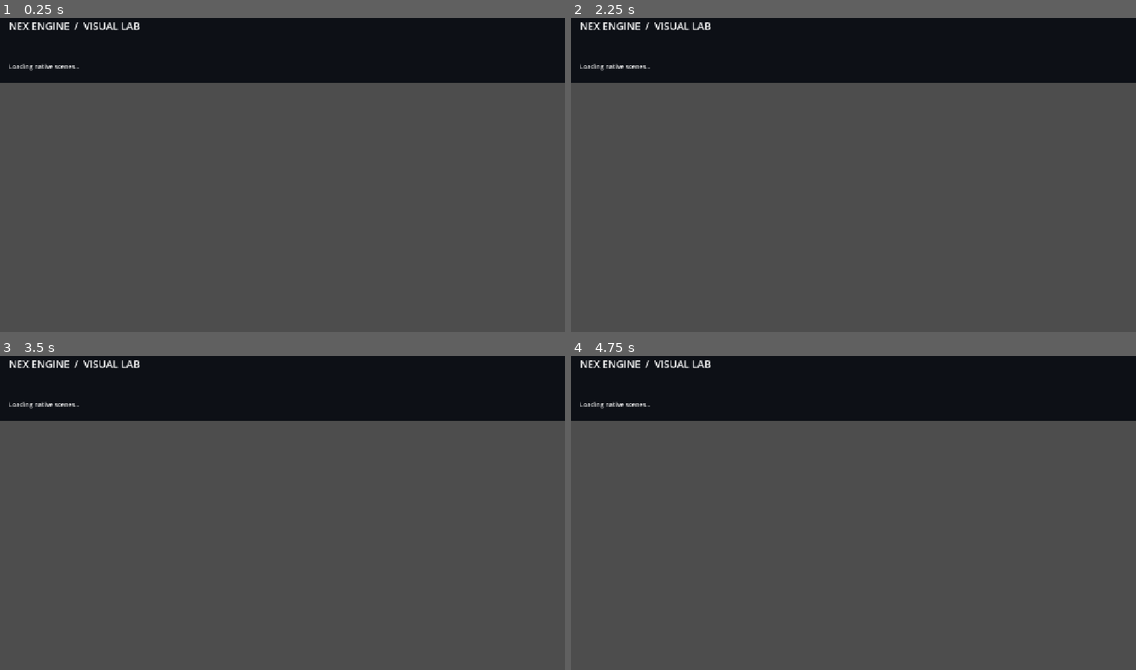
Above: before the commit, frames 1-4 (two rows, left to right).
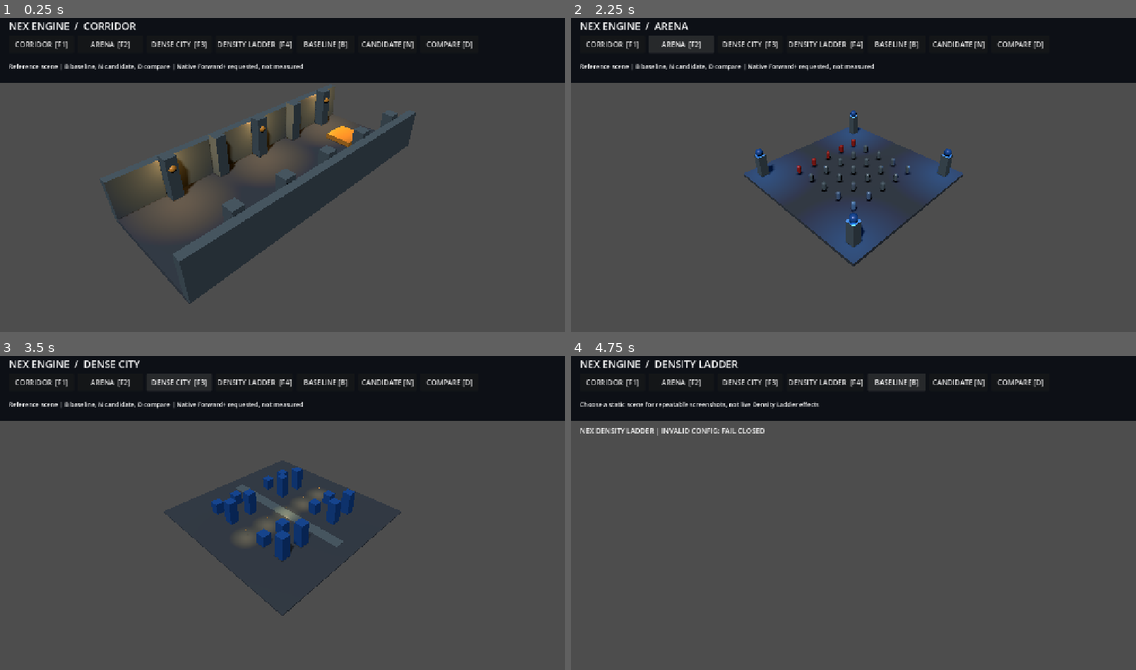
Above: after the commit, the same moments.

Repository: KayzenRoot/nex-engine
Game: Godot game, scene res://main.tscn
The game is run twice, just before and just after one commit, with the same random seed, the same clock (stepped at 60 frames per second) and the same inputs.
Inputs (mouse positions are in pixels of both pictures, inside the frame that each line leads up to):
- Up to frame 1 (0.25 s): no input
- Up to frame 2 (2.25 s): click (1023, 43) at 0.5 s, where only the run after the commit has a clickable "COMPARE [D]"; click (610, 43) at 1.25 s, where only the run after the commit has a clickable "CORRIDOR [F1]"; click (684, 43) at 2 s, where only the run after the commit has a clickable "ARENA [F2]"
- Up to frame 3 (3.5 s): click (180, 381) at 2.75 s, where only the run after the commit has a clickable "DENSE CITY [F3]"
- Up to frame 4 (4.75 s): click (825, 381) at 3.5 s, where only the run after the commit has a clickable "DENSITY LADDER [F4]"; click (898, 381) at 4.25 s, where only the run after the commit has a clickable "BASELINE [B]"

The runs differ from the first frame. In frame 1, 11% of the frame differs, in the area x 1-84%, y 1-92%; in frame 2, 11%; in frame 3, 11%, in the area x 1-84%, y 1-83%; in frame 4, 2.4%.
Error before the commit: Parse Error: Cannot infer the type of "stem" variable because the value doesn't have a set type. (res://hub.gd:157)

Commit message:
fix(nex): repair Godot 4.7.2 hub parse and fail-fast native smoke (#6)
Native import run #38307053664 surfaced untyped hub.gd stem and 120s script hang; make String explicit and guard missing script method before call. Add regression check in existing Fast Lane.

Diff:
--- a/nex_bench/hub.gd
+++ b/nex_bench/hub.gd
@@ -154,7 +154,7 @@
         _status("Pixel reference comparison is limited to static scenes")
         return
     var directory := ProjectSettings.globalize_path(CAPTURE_ROOT)
-    var stem := SCENE_PATHS[active_mode].get_file().get_basename()
+    var stem: String = SCENE_PATHS[active_mode].get_file().get_basename()
     var baseline := directory.path_join(stem + "_baseline.png")
     var candidate := directory.path_join(stem + "_candidate.png")
     if not FileAccess.file_exists(baseline) or not FileAccess.file_exists(candidate):
--- a/nex_bench/smoke.gd
+++ b/nex_bench/smoke.gd
@@ -37,6 +37,10 @@
     if window == null:
         _fail("Integrated main scene is not Node3D")
         return
+    if not window.has_method("_activate_mode"):
+        window.free()
+        _fail("Integrated hub script failed to load _activate_mode")
+        return
     root.add_child(window)
     await process_frame
     for mode in range(4):
Not shown, changed: tests/ci/test_integrated_hub.py
